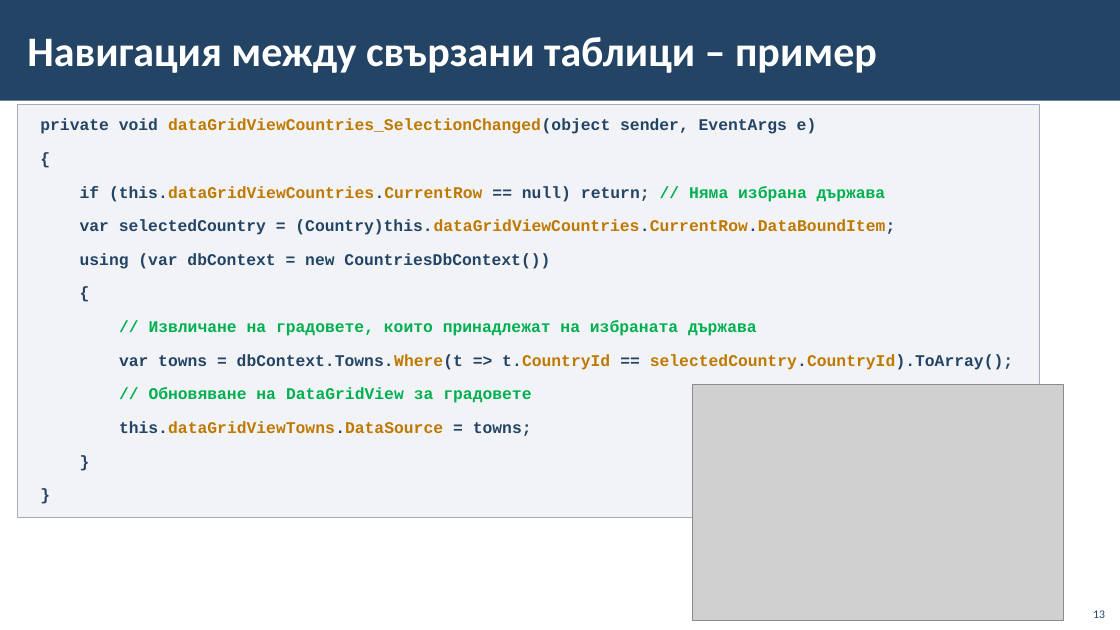
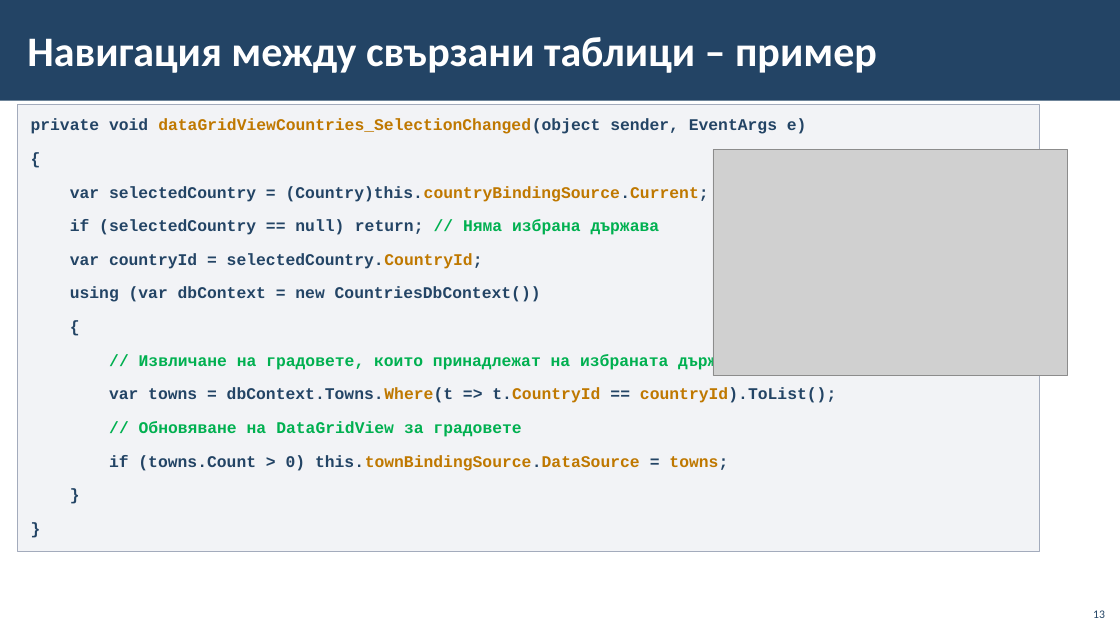
Before and after one commit to BG-IT-Edu/School-Programming, a slide deck: slide 13 of Courses/Software-Sciences/Module-4-Information-Systems-New/08-Navigation-between-Tables/08-Navigation-between-Tables.pptx. Drawn at 1120x630 pixels with LibreOffice and Linux fonts; fonts in the diff are those of the drawing; grey boxes stand for pictures; background and template pictures are left out. Boxes give left, top, right and bottom in pixels: in the first picture for what was removed or moved away, otherwise in the second. Text is boxed around its words. In the diff, an @@ line names an element or a change of style, - is before the commit and + after.

```diff
--- a/Courses/Software-Sciences/Module-4-Information-Systems-New/08-Navigation-between-Tables/08-Navigation-between-Tables.pptx
+++ b/Courses/Software-Sciences/Module-4-Information-Systems-New/08-Navigation-between-Tables/08-Navigation-between-Tables.pptx
@@ rectangle "private void dataGridViewCountries_SelectionChanged(object s ...": place and size @@
-rectangle "private void dataGridViewCountries_SelectionChanged(object s ..." at <box>18,104,1040,518</box>
+rectangle "private void dataGridViewCountries_SelectionChanged(object s ..." at <box>18,104,1040,551</box>
@@ picture: place and size @@
-picture at <box>692,385,1064,621</box>
+picture at <box>713,150,1069,376</box>
@@ text in rectangle at <box>70,186,709,269</box>: text changed; text colour #BF7800 to #234465 @@
-if (this.dataGridViewCountries.CurrentRow == null) return; // Няма избрана държава
-var selectedCountry = (Country)this.dataGridViewCountries.CurrentRow.DataBoundItem;
+var selectedCountry = (Country)this.countryBindingSource.Current;
+if (selectedCountry == null) return; // Няма избрана държава
+var countryId = selectedCountry.CountryId;
@@ text in rectangle at <box>109,387,836,403</box>: text changed @@
-var towns = dbContext.Towns.Where(t => t.CountryId == selectedCountry.CountryId).ToArray();
+var towns = dbContext.Towns.Where(t => t.CountryId == countryId).ToList();
@@ text in rectangle at <box>109,455,728,471</box>: text changed @@
-this.dataGridViewTowns.DataSource = towns;
+if (towns.Count > 0) this.townBindingSource.DataSource = towns;
```
Also in this commit, not shown: 8 other slides changed.
